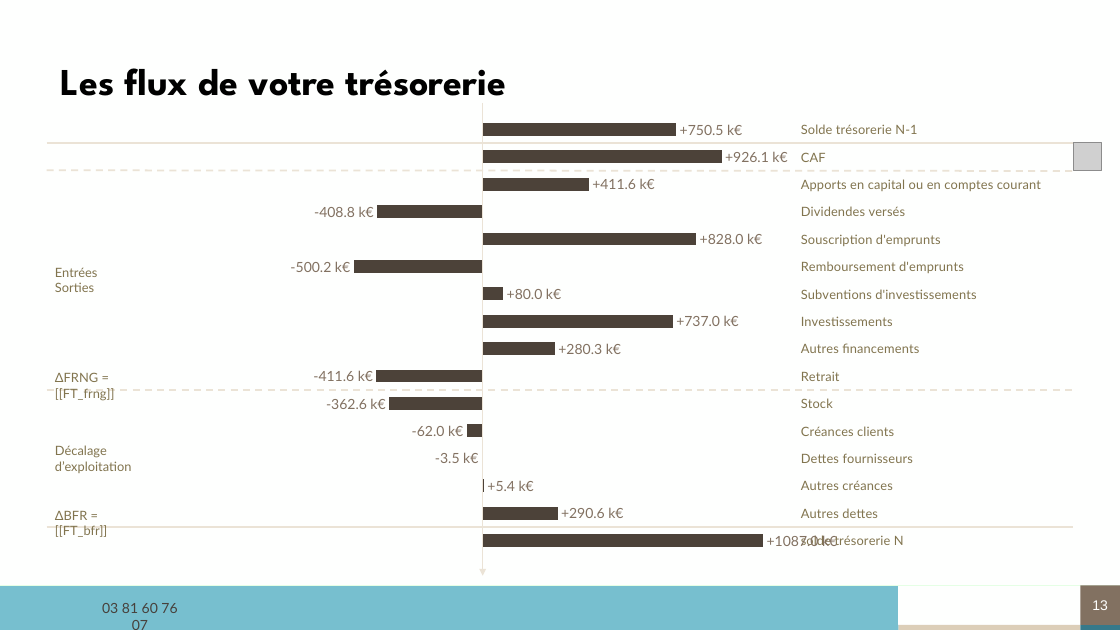
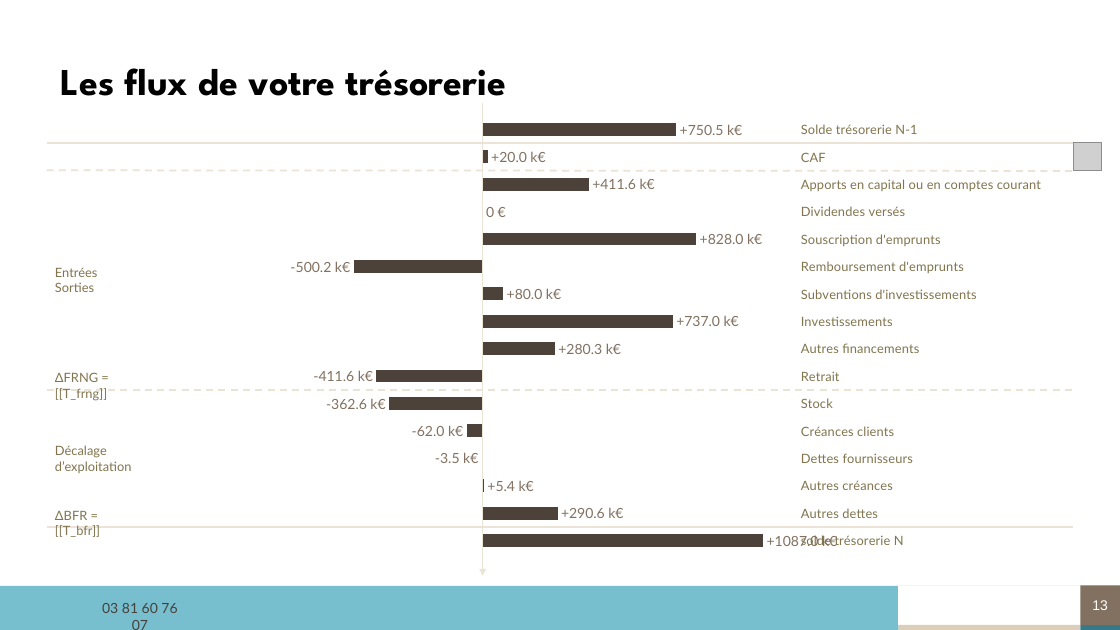
Before and after one commit to ldebouche/Projet1_lettre_fin_de_mission, a slide deck: slide 13 of backend/src/templates/modele_complet.pptm. Drawn at 1120x630 pixels with LibreOffice and Linux fonts; fonts in the diff are those of the drawing; grey boxes stand for pictures; background and template pictures are left out. Boxes give left, top, right and bottom in pixels: in the first picture for what was removed or moved away, otherwise in the second. Text is boxed around its words. In the diff, an @@ line names an element or a change of style, - is before the commit and + after.

```diff
--- a/backend/src/templates/modele_complet.pptm
+++ b/backend/src/templates/modele_complet.pptm
@@ bar chart at [47, 103, 1074, 564] @@
@@ Series 1, Dividendes versés: -408.8 to 0 @@
@@ Series 1, CAF: 926.1 to 20 @@
@@ text at [55, 372, 107, 400]: text changed @@
-ΔFRNG = [[FT_frng]]
+ΔFRNG = [[T_frng]]
@@ text at [55, 511, 100, 537]: text changed @@
-ΔBFR = [[FT_bfr]]
+ΔBFR = [[T_bfr]]
```
Also in this commit, not shown: 2 other slides changed, 12 other files.
